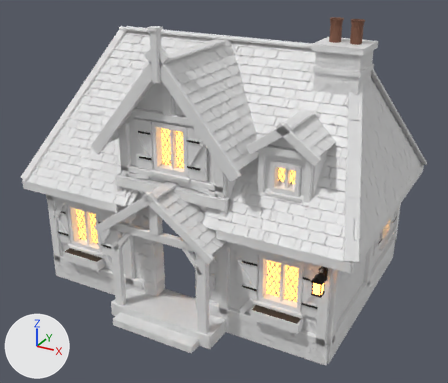
The FBX model GameClient/ArtSource/Silverbrook/Cottage1/SilverbrookCottage1.fbx, before and after one commit.
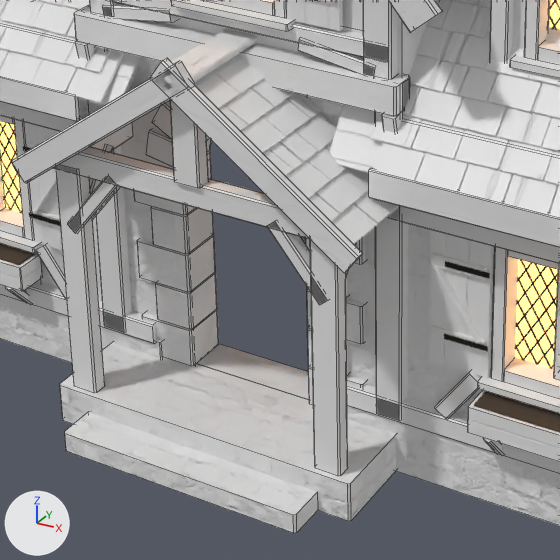
There are two pictures of each version: one whole from a camera (50 mm lens) standing at (6.18, -11.17, 7.65) and looking at (0.19, -0.29, 2.21), one close up on the part from 20% to 63% of the width and 45% to 95% of the height. Arrows for +X, +Y and +Z are at lower left; the lights stay in place. The first two pictures are the older version. The close-ups show mesh edges as thin lines.

In view in the first close-up: 'SM_SBCottage1_Details', 'SM_SBCottage1_Masonry', 'SM_SBCottage1_Plaster', 'SM_SBCottage1_Roof', 'SM_SBCottage1_Timber'.
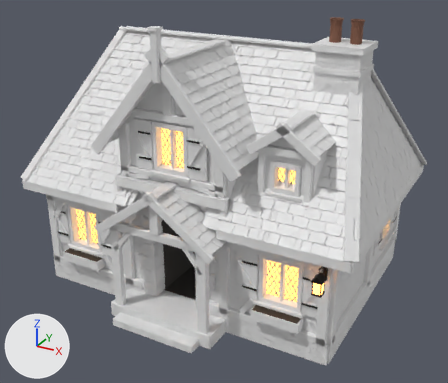
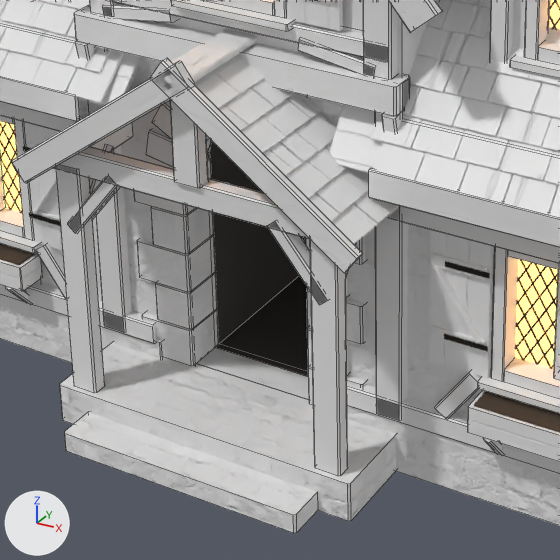
Location of each change, (x1, y1, x2, y2) in pixels of the close-ups (560 x 560 px):
'SM_SBCottage1_EntryRooms', added: after (207, 141, 309, 376)

What changed in the scene script:
```text
Add mat_sb_entryroom:
    mat_sb_entryroom = principled_material('SB_EntryRoom')
    mat_sb_entryroom.base_color = (0.05, 0.045, 0.04)  # dark grey #3f3c38
    mat_sb_entryroom.roughness = 0.95
Add me_sm_sbcottage1_entryrooms:
    me_sm_sbcottage1_entryrooms.from_pydata([(-0.49, -0.36, 0.3), (0.49, -0.36, 0.3), (0.49, -0.36, 2.4), (-0.49, -0.36, 2.4), (-0.49, -1.75, 0.3), (-0.49, -1.75, 2.4), (0.49, -1.75, 2.4), (0.49, -1.75, 0.3)], [], [(0, 1, 2, 3), (4, 0, 3, 5), (6, 2, 1, 7), (4, 7, 1, 0), (3, 2, 6, 5)])
    me_sm_sbcottage1_entryrooms.materials.append(mat_sb_entryroom)  # dark grey #3f3c38
Add ob_sm_sbcottage1_entryrooms:
    ob_sm_sbcottage1_entryrooms = bpy.data.objects.new('SM_SBCottage1_EntryRooms', me_sm_sbcottage1_entryrooms)
    ob_sm_sbcottage1_entryrooms.location = (0.0, 0.0, 0.0)
```
